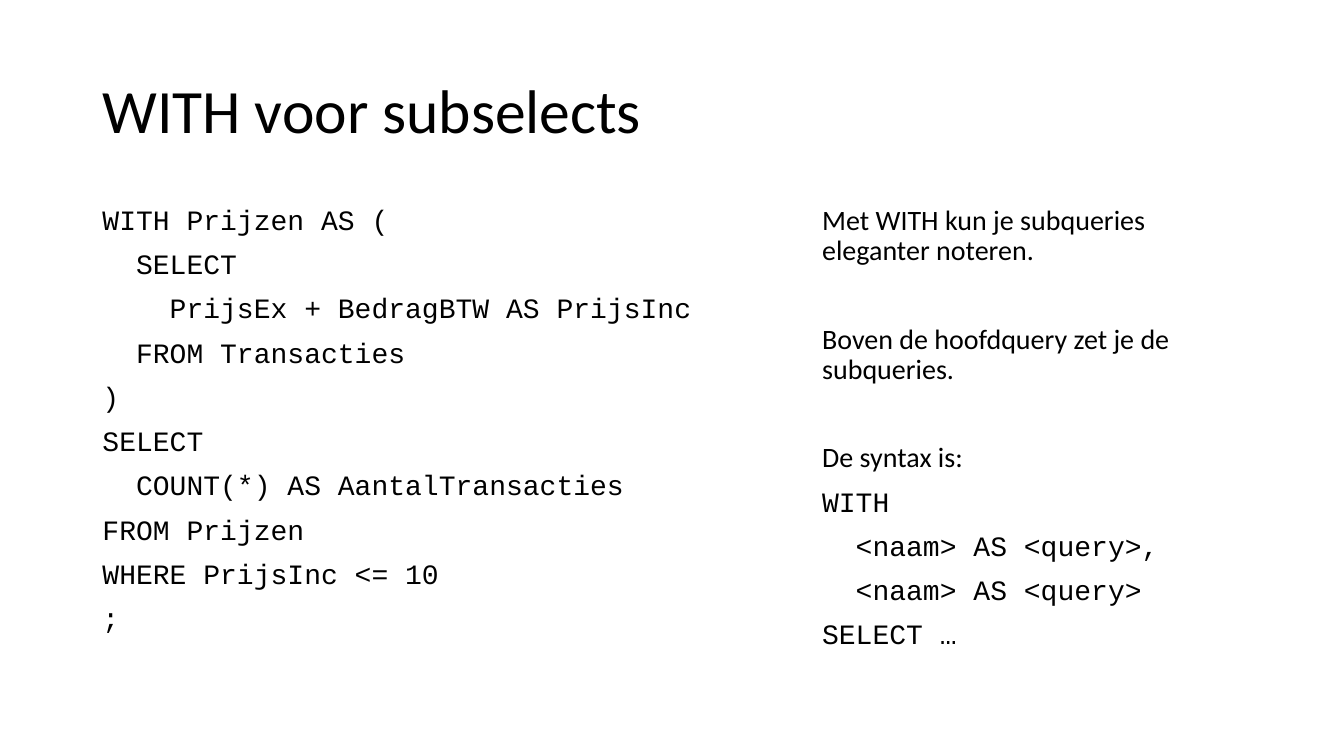
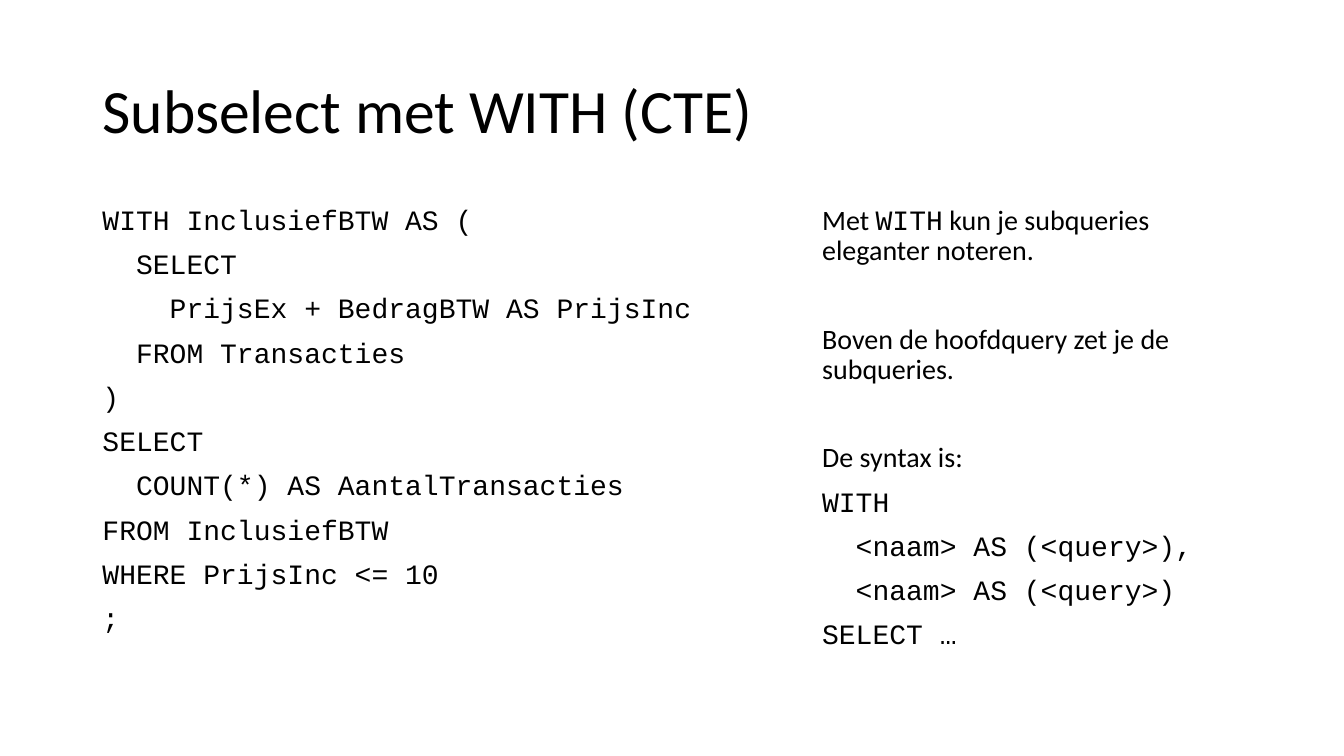
Before and after one commit to LFKoning/knowledge-sharing, a slide deck: slide 21 of sql/sql_introductie.pptx (slide 19 before the commit). Drawn at 1344x756 pixels with LibreOffice and Linux fonts; fonts in the diff are those of the drawing. Boxes give left, top, right and bottom in pixels: in the first picture for what was removed or moved away, otherwise in the second. Text is boxed around its words. In the diff, an @@ line names an element or a change of style, - is before the commit and + after.

```diff
--- a/sql/sql_introductie.pptx
+++ b/sql/sql_introductie.pptx
@@ title at box(102, 88, 753, 142): text changed @@
-WITH voor subselects
+Subselect met WITH (CTE)
@@ text at box(102, 210, 439, 231): text changed @@
-WITH Prijzen AS (
+WITH InclusiefBTW AS (
@@ text at box(822, 210, 1149, 265): font Calibri to Courier New in "WITH" @@
@@ text at box(102, 520, 389, 541): text changed @@
-FROM Prijzen
+FROM InclusiefBTW
@@ text at box(856, 536, 1192, 606): text changed @@
-<naam> AS <query>,
-<naam> AS <query>
+<naam> AS (<query>),
+<naam> AS (<query>)
```
Also in this commit, not shown: 48 other slides changed, 8 slides added, 2 slides removed.
